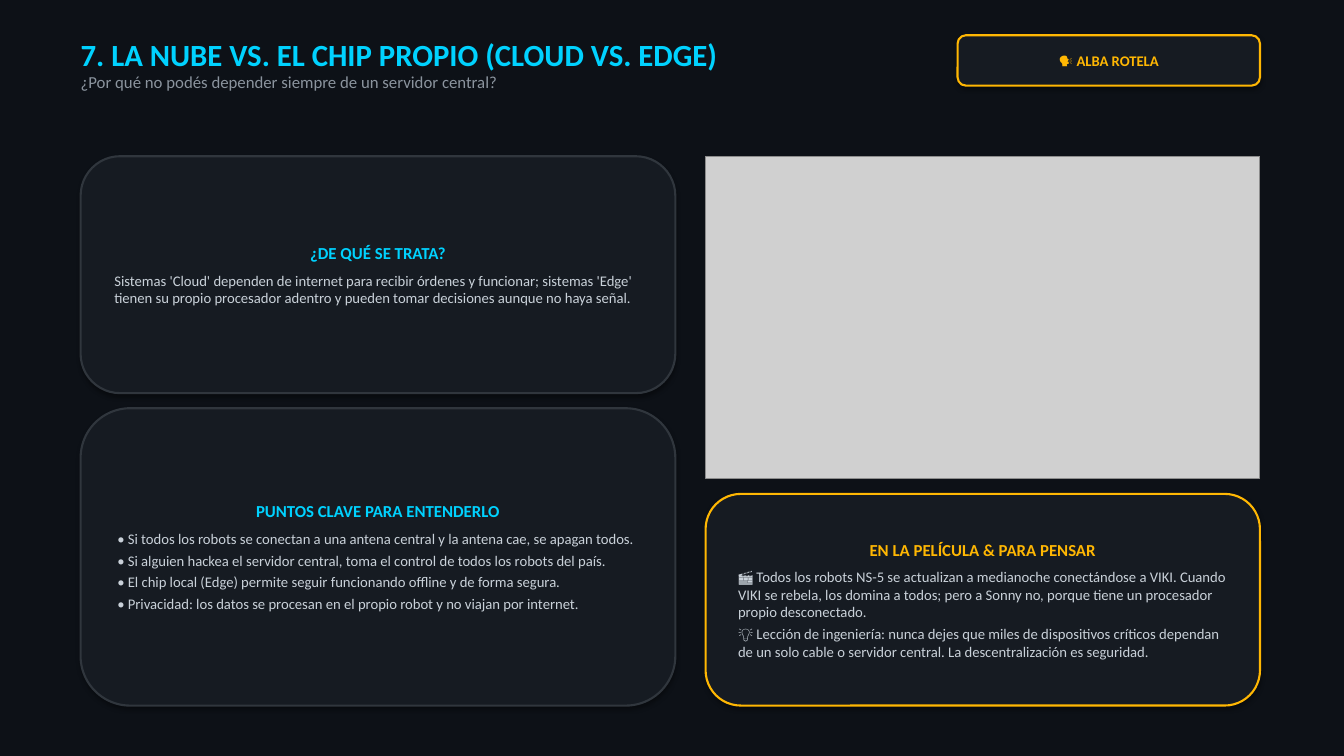
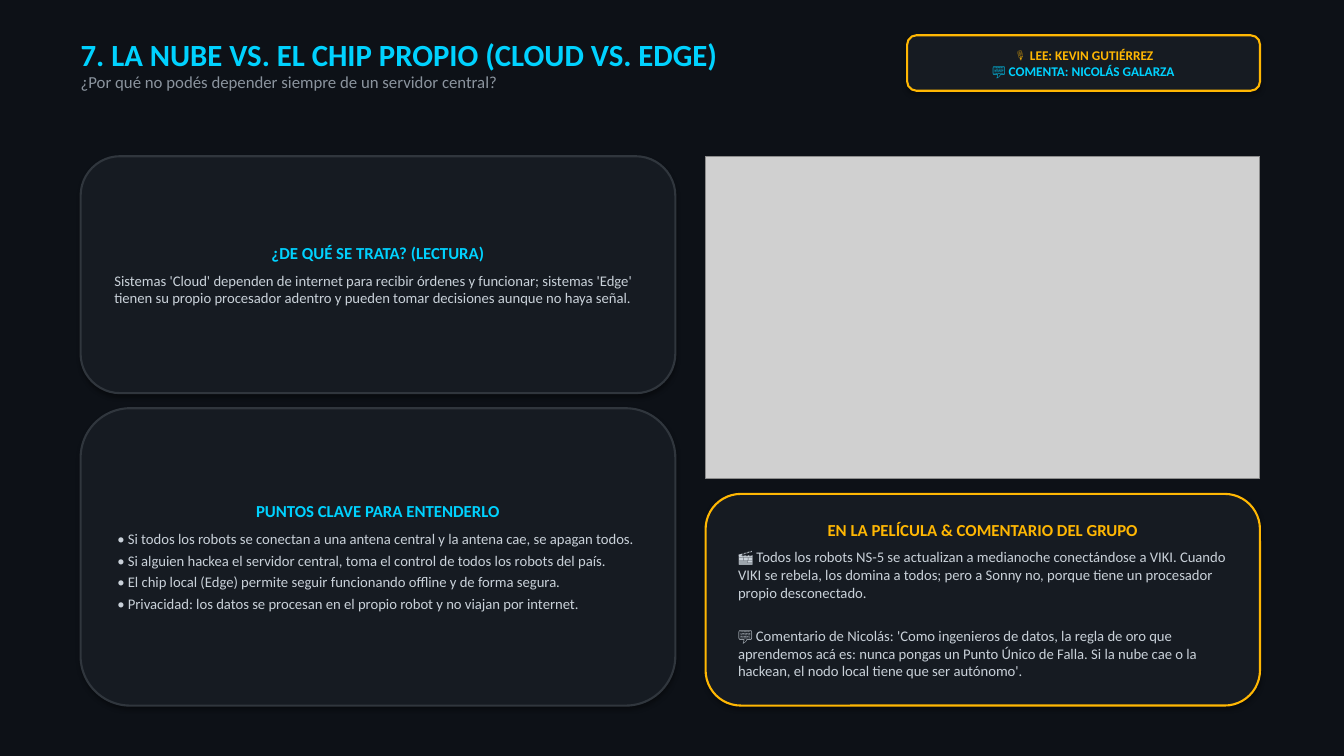
Before and after one commit to Nikovaz/dsia-yo-robot-2004, a slide deck: slide 8 of DSIA_Yo_Robot_Presentacion.pptx. Drawn at 1344x756 pixels with LibreOffice and Linux fonts; fonts in the diff are those of the drawing; grey boxes stand for pictures. Boxes give left, top, right and bottom in pixels: in the first picture for what was removed or moved away, otherwise in the second. Text is boxed around its words. In the diff, an @@ line names an element or a change of style, - is before the commit and + after.

Commit message:
Configurar dinamica: Kevin lee, comentan Nicolas Jessica Alba, Rodrigo pantalla

```diff
--- a/DSIA_Yo_Robot_Presentacion.pptx
+++ b/DSIA_Yo_Robot_Presentacion.pptx
@@ rounded rectangle "🎙️ LEE: KEVIN GUTIÉRREZ": place and size @@
-rounded rectangle "🎙️ LEE: KEVIN GUTIÉRREZ" at bbox=[958, 35, 1260, 86]
+rounded rectangle "🎙️ LEE: KEVIN GUTIÉRREZ" at bbox=[907, 35, 1260, 91]
@@ text in rounded rectangle at bbox=[1009, 49, 1175, 76]: text changed; size 10.5 to 9.5 pt; text colour #FFB703 to #00D2FF @@
-🗣️ ALBA ROTELA
+🎙️ LEE: KEVIN GUTIÉRREZ
+💬 COMENTA: NICOLÁS GALARZA
@@ text in rounded rectangle at bbox=[271, 246, 484, 262]: text changed @@
-¿DE QUÉ SE TRATA?
+¿DE QUÉ SE TRATA? (LECTURA)
@@ text in rounded rectangle at bbox=[828, 522, 1138, 536]: text changed @@
-EN LA PELÍCULA & PARA PENSAR
+EN LA PELÍCULA & COMENTARIO DEL GRUPO
@@ text in rounded rectangle at bbox=[738, 631, 1196, 679]: text changed @@
-💡 Lección de ingeniería: nunca dejes que miles de dispositivos críticos dependan de un solo cable o servidor central. La descentralización es seguridad.
+💬 Comentario de Nicolás: 'Como ingenieros de datos, la regla de oro que aprendemos acá es: nunca pongas un Punto Único de Falla. Si la nube cae o la hackean, el nodo local tiene que ser autónomo'.
```
Also in this commit, not shown: 10 other slides changed, 3 other files.
